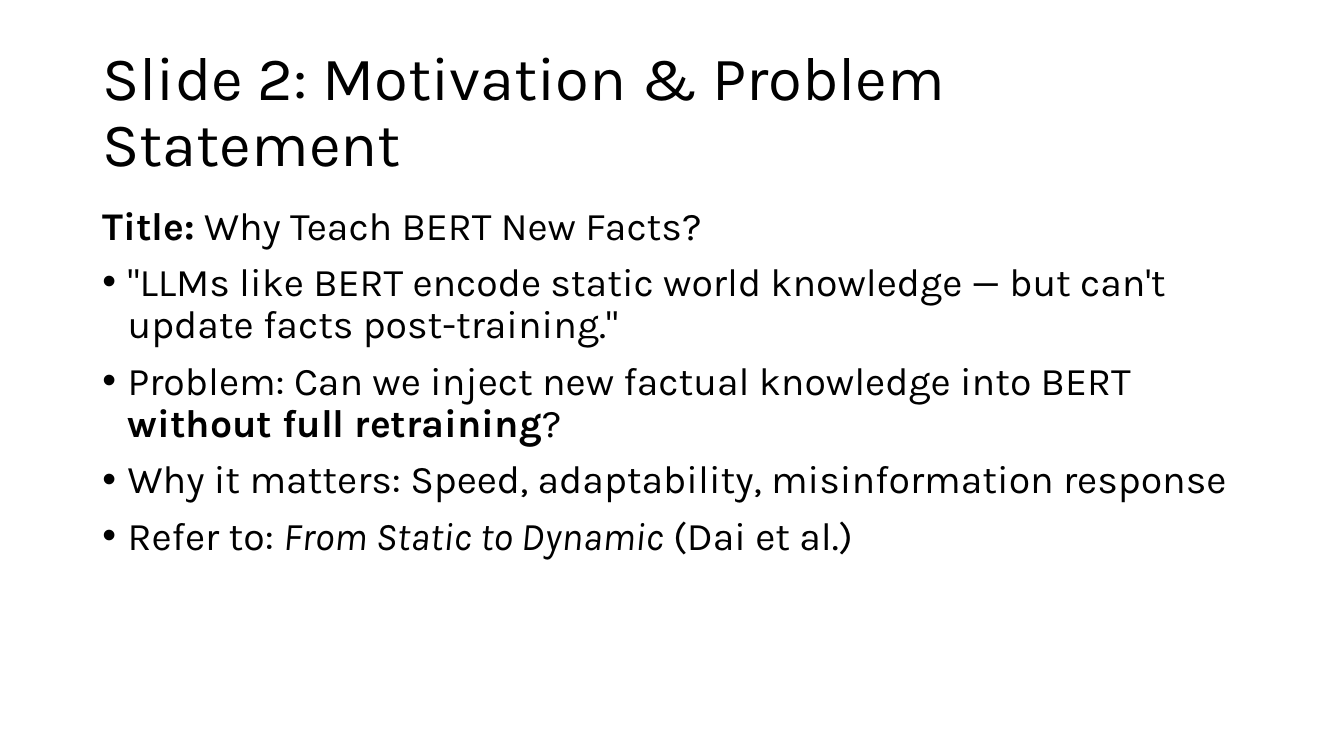
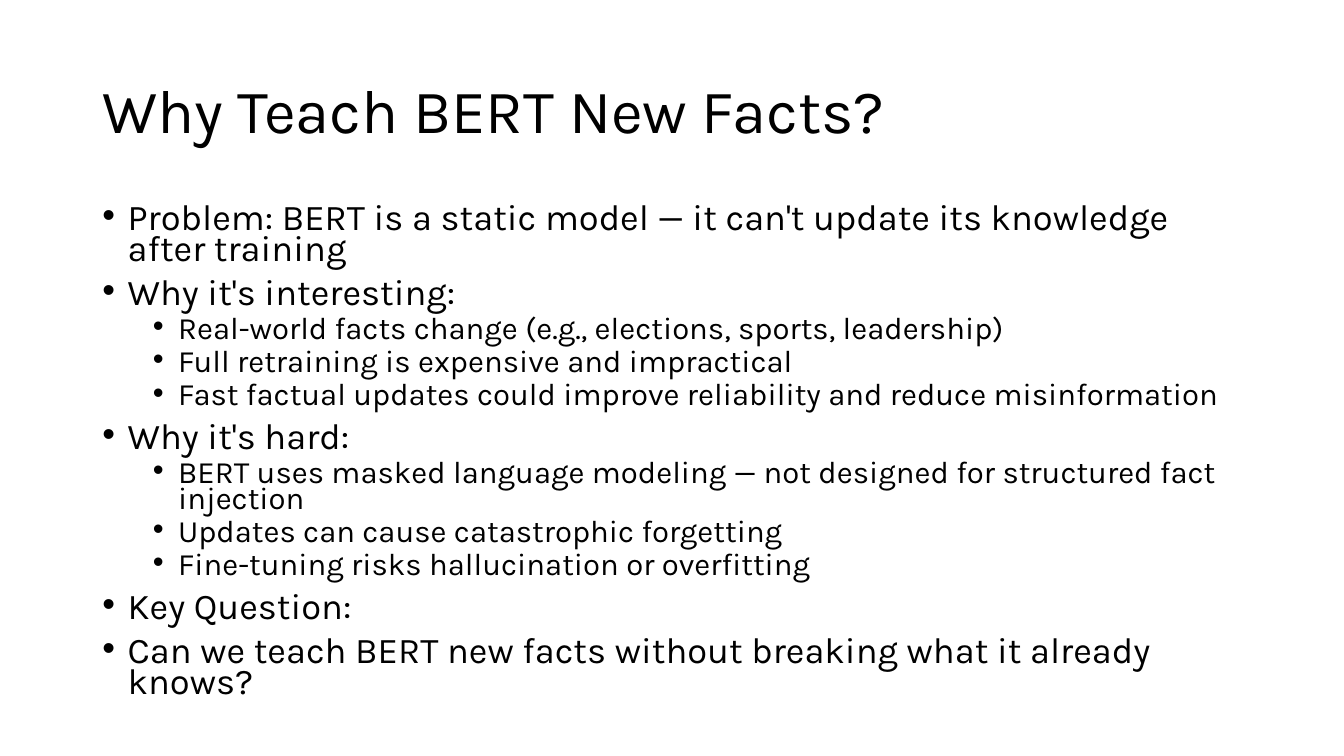
Before and after one commit to b1akp1astik/bert-fact-injection, a slide deck: slide 2 of presentation/Presentation.pptx. Drawn at 1344x756 pixels with LibreOffice and Linux fonts; fonts in the diff are those of the drawing. Boxes give left, top, right and bottom in pixels: in the first picture for what was removed or moved away, otherwise in the second. Text is boxed around its words. In the diff, an @@ line names an element or a change of style, - is before the commit and + after.

```diff
--- a/presentation/Presentation.pptx
+++ b/presentation/Presentation.pptx
@@ title at (x1=102, y1=91, x2=885, y2=148): text changed @@
-Slide 2: Motivation & Problem Statement
+Why Teach BERT New Facts?
@@ text at (x1=128, y1=205, x2=1218, y2=695): text changed; size 28 to 22.2 pt @@
-Title: Why Teach BERT New Facts?
-• "LLMs like BERT encode static world knowledge — but can't update facts post-training."
-• Problem: Can we inject new factual knowledge into BERT without full retraining?
-• Why it matters: Speed, adaptability, misinformation response
-• Refer to: From Static to Dynamic (Dai et al.)
+• Problem: BERT is a static model — it can't update its knowledge after training
+• Why it's interesting:
+  • Real-world facts change (e.g., elections, sports, leadership)
+  • Full retraining is expensive and impractical
+  • Fast factual updates could improve reliability and reduce misinformation
+• Why it's hard:
+  • BERT uses masked language modeling — not designed for structured fact injection
+  • Updates can cause catastrophic forgetting
+  • Fine-tuning risks hallucination or overfitting
+• Key Question:
+• Can we teach BERT new facts without breaking what it already knows?
```
Also in this commit, not shown: 12 other slides changed, 4 slides added, 1 slide removed, 9 other files.
